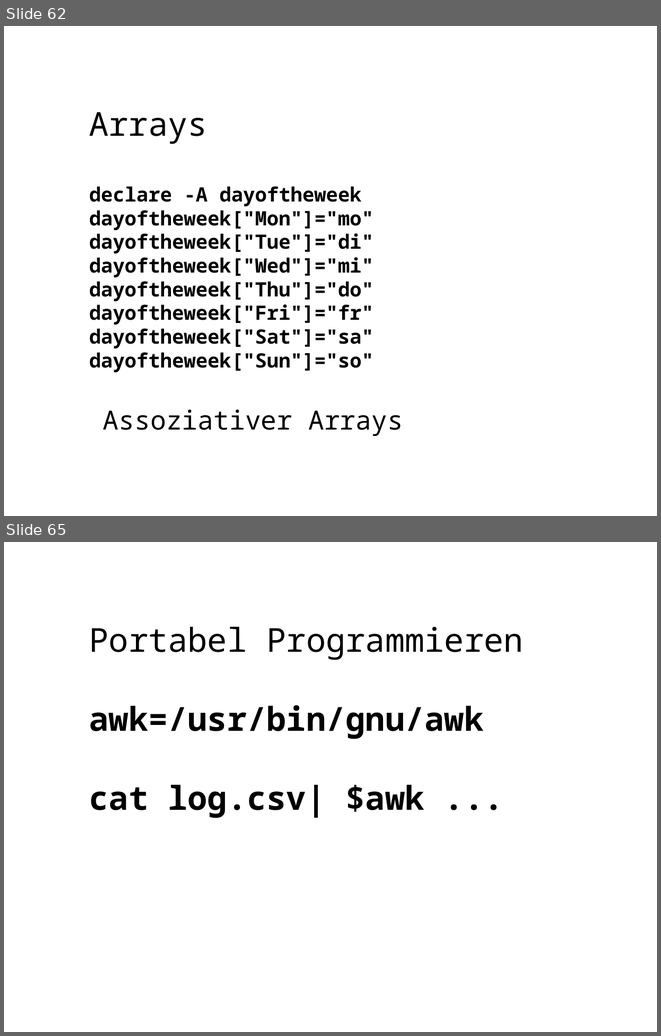
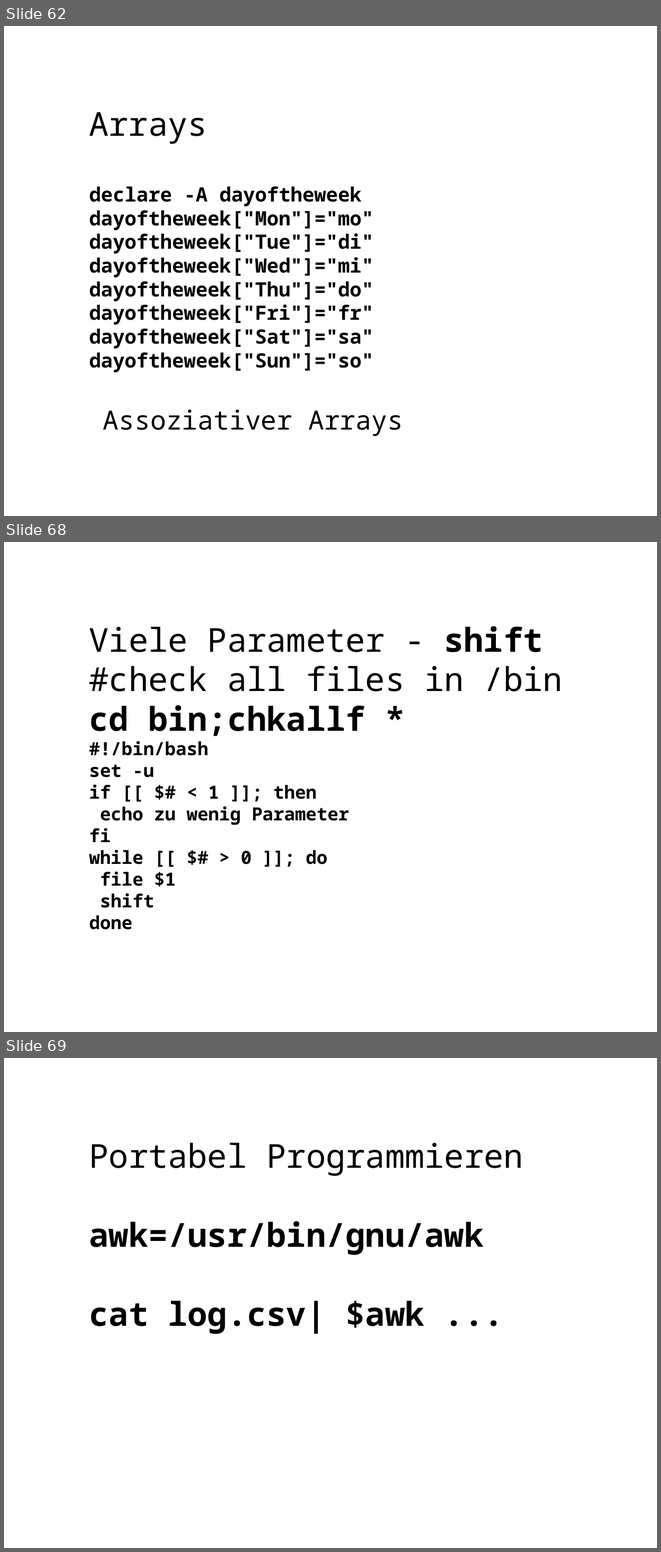
Before and after one commit to koospal/docker, a slide deck: bash/2019-bashing.odp. Shown one above the other, each under a label of ours: slides 62 and 65 before the commit, slides 62, 68 and 69 after it; the slides between them are not shown. The pictures are 661x1036 and 661x1552 pixels, drawn with LibreOffice and Linux fonts; fonts in the diff are those of the drawing; background and template pictures are left out. Boxes give left, top, right and bottom in pixels: in the first picture for what was removed or moved away, otherwise in the second. Text is boxed around its words. In the diff, an @@ line names an element or a change of style, - is before the commit and + after.

```diff
--- a/bash/2019-bashing.odp
+++ b/bash/2019-bashing.odp
@@ slide 68 added at box(4, 542, 657, 1032), background picture (left out) @@
@@ text added at box(89, 626, 563, 929), 22 pt, text #000000, bold @@
+Viele Parameter - shift
+#check all files in /bin
+cd bin;chkallf *
+#!/bin/bash
+set -u
+if [[ $# < 1 ]]; then
+echo zu wenig Parameter
+fi
+while [[ $# > 0 ]]; do
+file $1
+shift
+done
@@ what was slide 65 is now slide 69 @@
```
Also in this commit, not shown: 7 slides changed, 5 other slides added.
